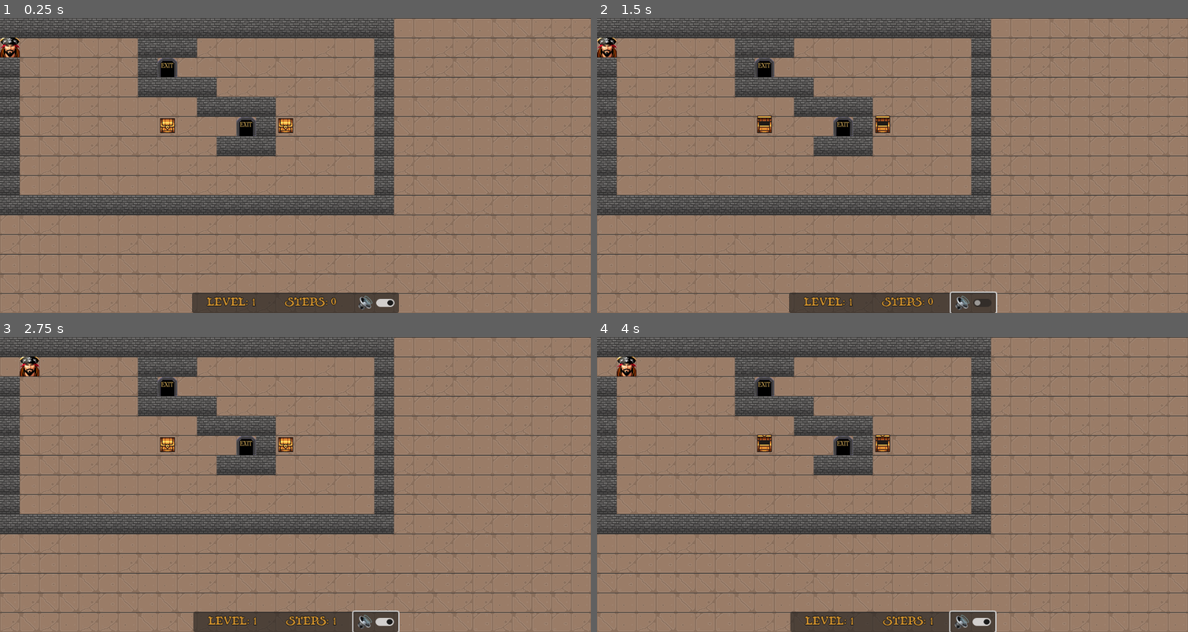
Above: before the commit, frames 1-4 (two rows, left to right).
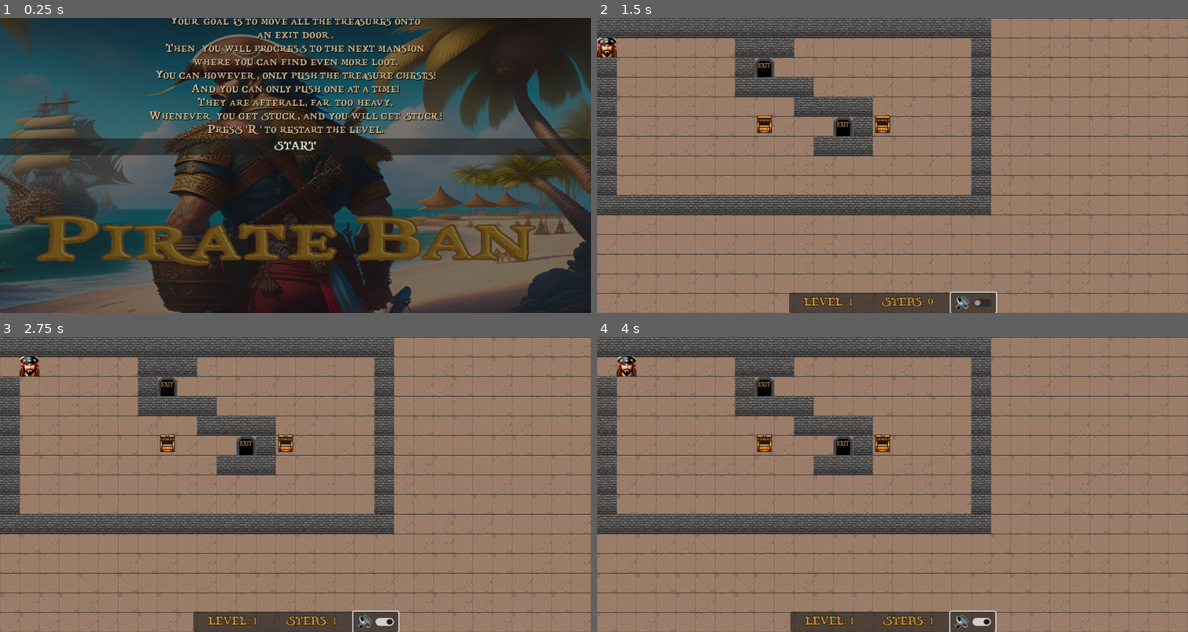
Above: after the commit, the same moments.

Repository: rdoetjes/pirateban
Game: Godot game, scene res://Start.tscn
Two runs of this game, one before a commit and one after it. Both use one fixed random seed, a clock stepped at 60 frames per second and the inputs below. Before the commit the project starts from res://Game.tscn.
Inputs (mouse positions are in pixels of both pictures, inside the frame that each line leads up to):
- Up to frame 1 (0.25 s): no input
- Up to frame 2 (1.5 s): click (892, 147) at 0.5 s, where only the run after the commit has a clickable "START"; click (975, 304) at 1.25 s
- Up to frame 3 (2.75 s): tap Enter at 2 s; hold Right (ui_right) from 2.03 s (still down)
- Up to frame 4 (4 s): tap R (restart) at 2.75, 3.5 s; release Right (ui_right) at 2.78 s; hold Down (ui_down) 2.78-3.53 s; hold Right (ui_right) from 3.53 s (still down)

The runs differ from the first frame. In frame 1, 96% of the frame differs, in the area x 0-100%, y 0-100%; in frame 2, nothing differs; in frame 3, 0.2%; in frame 4, nothing differs.

Commit message:
added opening scene

Diff:
--- /dev/null
+++ b/Start.gd
@@ -0,0 +1,10 @@
+extends Node2D
+
+
+# Called when the node enters the scene tree for the first time.
+func _ready():
+	pass # Replace with function body.
+
+
+func _on_button_pressed():
+	get_tree().change_scene_to_file("res://Game.tscn")
--- /dev/null
+++ b/Start.tscn
@@ -0,0 +1,71 @@
+[gd_scene load_steps=4 format=3 uid="uid://dyy0atwmvidd3"]
+
+[ext_resource type="Script" path="res://Start.gd" id="1_pa1w7"]
+[ext_resource type="Texture2D" uid="uid://c6dy020l0hptp" path="res://images/title.png" id="1_u8ft5"]
+[ext_resource type="Theme" uid="uid://bwslt4y0xo0yw" path="res://Theme.tres" id="2_odlvv"]
+
+[node name="Start" type="Node2D"]
+script = ExtResource("1_pa1w7")
+
+[node name="CanvasLayer" type="CanvasLayer" parent="."]
+
+[node name="TextureRect" type="TextureRect" parent="CanvasLayer"]
+layout_direction = 2
+anchors_preset = 15
+anchor_right = 1.0
+anchor_bottom = 1.0
+grow_horizontal = 2
+grow_vertical = 2
+texture = ExtResource("1_u8ft5")
+expand_mode = 3
+
+[node name="Panel" type="Panel" parent="CanvasLayer"]
+anchors_preset = 15
+anchor_right = 1.0
+anchor_bottom = 1.0
+grow_horizontal = 2
+grow_vertical = 2
+
+[node name="VBoxContainer" type="VBoxContainer" parent="CanvasLayer/Panel"]
+layout_mode = 1
+anchors_preset = 15
+anchor_right = 1.0
+anchor_bottom = 1.0
+offset_top = -108.0
+offset_bottom = 229.0
+grow_horizontal = 2
+grow_vertical = 2
+size_flags_horizontal = 3
+size_flags_vertical = 3
+
+[node name="Label2" type="Label" parent="CanvasLayer/Panel/VBoxContainer"]
+layout_mode = 2
+text = "
+
+
+
+"
+
+[node name="Label" type="Label" parent="CanvasLayer/Panel/VBoxContainer"]
+layout_mode = 2
+theme = ExtResource("2_odlvv")
+theme_override_colors/font_color = Color(0.823529, 0.713726, 0.541176, 1)
+theme_override_colors/font_shadow_color = Color(0, 0, 0, 1)
+theme_override_colors/font_outline_color = Color(0.388235, 0.0862745, 0.0431373, 1)
+text = "Your goal is to move all the treasures onto
+an exit door.
+Then  you will progress to the next mansion
+where you can find even more loot.
+You can however, only push the treasure chests!
+And you can only push one at a time!
+They are afterall, far too heavy.
+Whenever you get stuck, and you will get stuck!
+Press 'R' to restart the level."
+horizontal_alignment = 1
+
+[node name="Button" type="Button" parent="CanvasLayer/Panel/VBoxContainer"]
+layout_mode = 2
+theme = ExtResource("2_odlvv")
+text = "START"
+
+[connection signal="pressed" from="CanvasLayer/Panel/VBoxContainer/Button" to="." method="_on_button_pressed"]
--- a/project.godot
+++ b/project.godot
@@ -12,7 +12,7 @@
 
 config/name="Piratban"
 config/description="Pirate Ban, is a clone of the infamous and wonderful Sokoban game, albeit with a Pirate theme."
-run/main_scene="res://Game.tscn"
+run/main_scene="res://Start.tscn"
 config/features=PackedStringArray("4.1", "Forward Plus")
 boot_splash/bg_color=Color(0, 0, 0, 1)
 boot_splash/image="res://images/title.png"
Binary file changed: images/title.png
